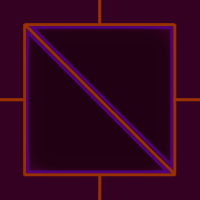
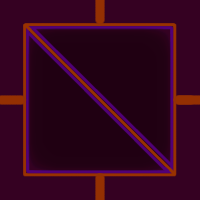
Layered file, before and after one edit (200x200). Changes by layer:
painted on "Layer 2" over [0, 0, 200, 200]
